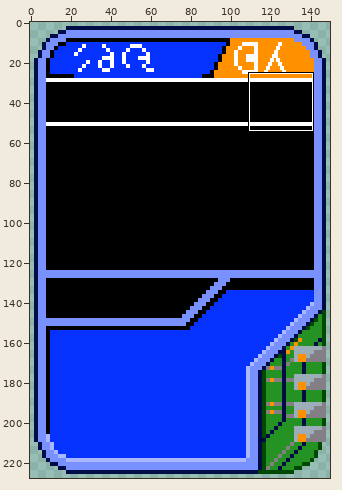
Edited in one commit: animated GIF sprite (assets/img/sprites/Items/sDevCard.gif). The first picture is a wide view before the edit; the outline marks the close-up.
Close-up. Before:
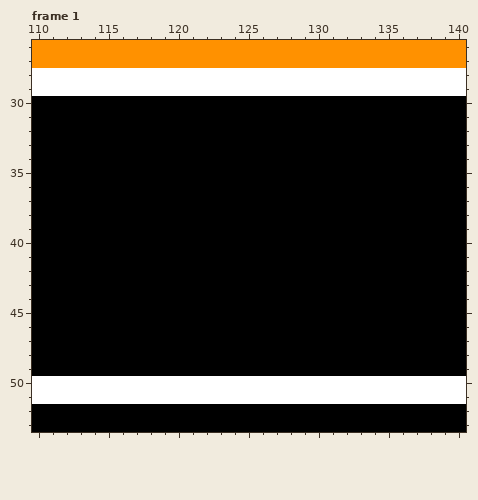
The file is 150x228 pixels, 6 frames. Shown: frame 1: x 110..140, y 26..53. The commit also changed other frames or places, which this record leaves out.
New version:
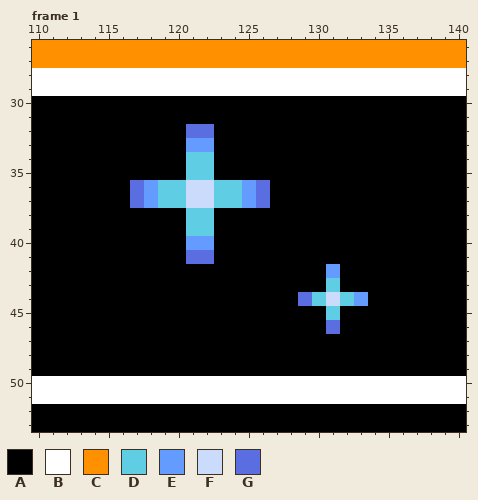
Palette (. is transparent): A #000000  B #ffffff  C #ff9100  D #5fcde4  E #639bff  F #cbdbfc  G #5b6ee1
Log entry: The DevKeys Update 1 - Cards view
The exact change:
Frame 1:
Colour A gives way to colour D in rows 34 to 35 at x 121 to 122; in rows 36 to 37 at x 119 to 120 and 123 to 124; in rows 38 to 39 at x 121 to 122; in row 43 at x 131; in row 44 at x 130 and 132; in row 45 at x 131.
Colour A gives way to colour E in row 33 at x 121 to 122; in rows 36 to 37 at x 118 and 125; in row 40 at x 121 to 122; in row 42 at x 131; in row 44 at x 133.
Colour A gives way to colour F in rows 36 to 37 at x 121 to 122; in row 44 at x 131.
Colour A gives way to colour G in row 32 at x 121 to 122; in rows 36 to 37 at x 117 and 126; in row 41 at x 121 to 122; in row 44 at x 129; in row 46 at x 131.
